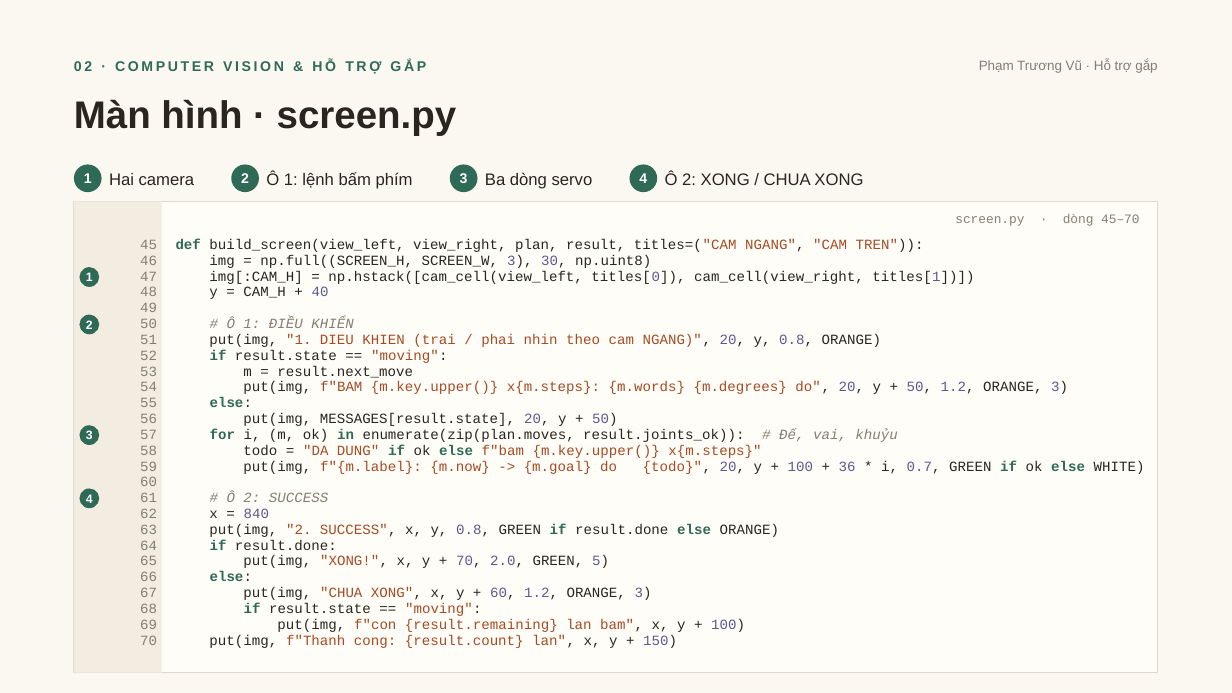
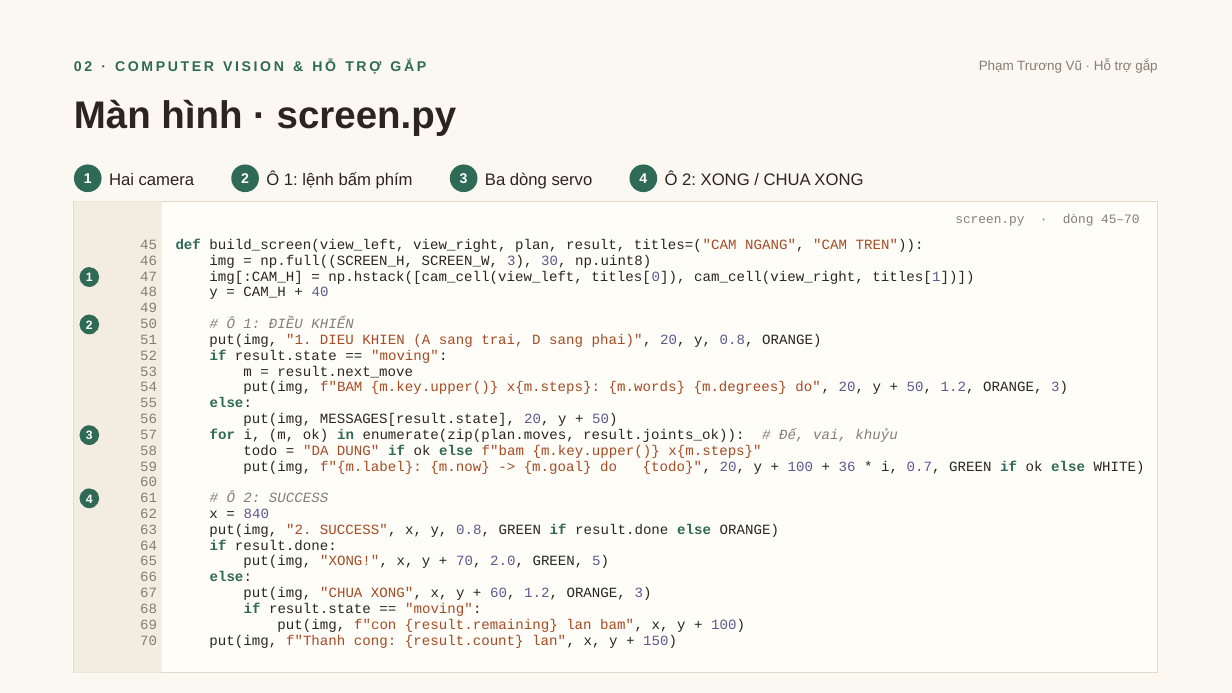
Before and after one commit to DuongNAD/Project_IoT, a slide deck: slide 9 of slides/Phan2_LuongDuLieu_Code.pptx. Drawn at 1232x693 pixels with LibreOffice and Linux fonts; fonts in the diff are those of the drawing. Boxes give left, top, right and bottom in pixels: in the first picture for what was removed or moved away, otherwise in the second. Text is boxed around its words. In the diff, an @@ line names an element or a change of style, - is before the commit and + after.

```diff
--- a/slides/Phan2_LuongDuLieu_Code.pptx
+++ b/slides/Phan2_LuongDuLieu_Code.pptx
@@ text at bbox=[209, 334, 821, 347]: text changed @@
-put(img, "1. DIEU KHIEN (trai / phai nhin theo cam NGANG)", 20, y, 0.8, ORANGE)
+put(img, "1. DIEU KHIEN (A sang trai, D sang phai)", 20, y, 0.8, ORANGE)
```
Also in this commit, not shown: 5 other slides changed, 19 other files.
